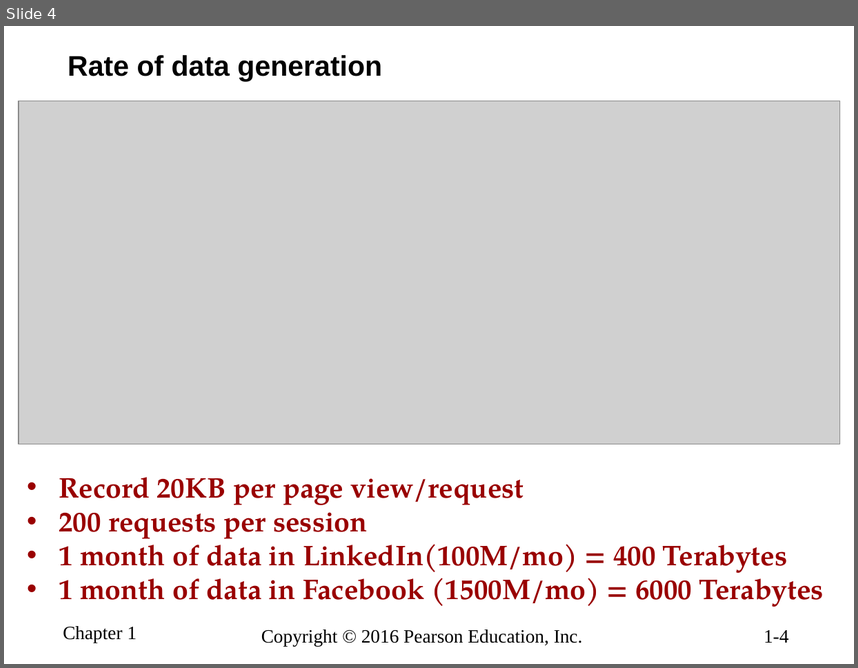
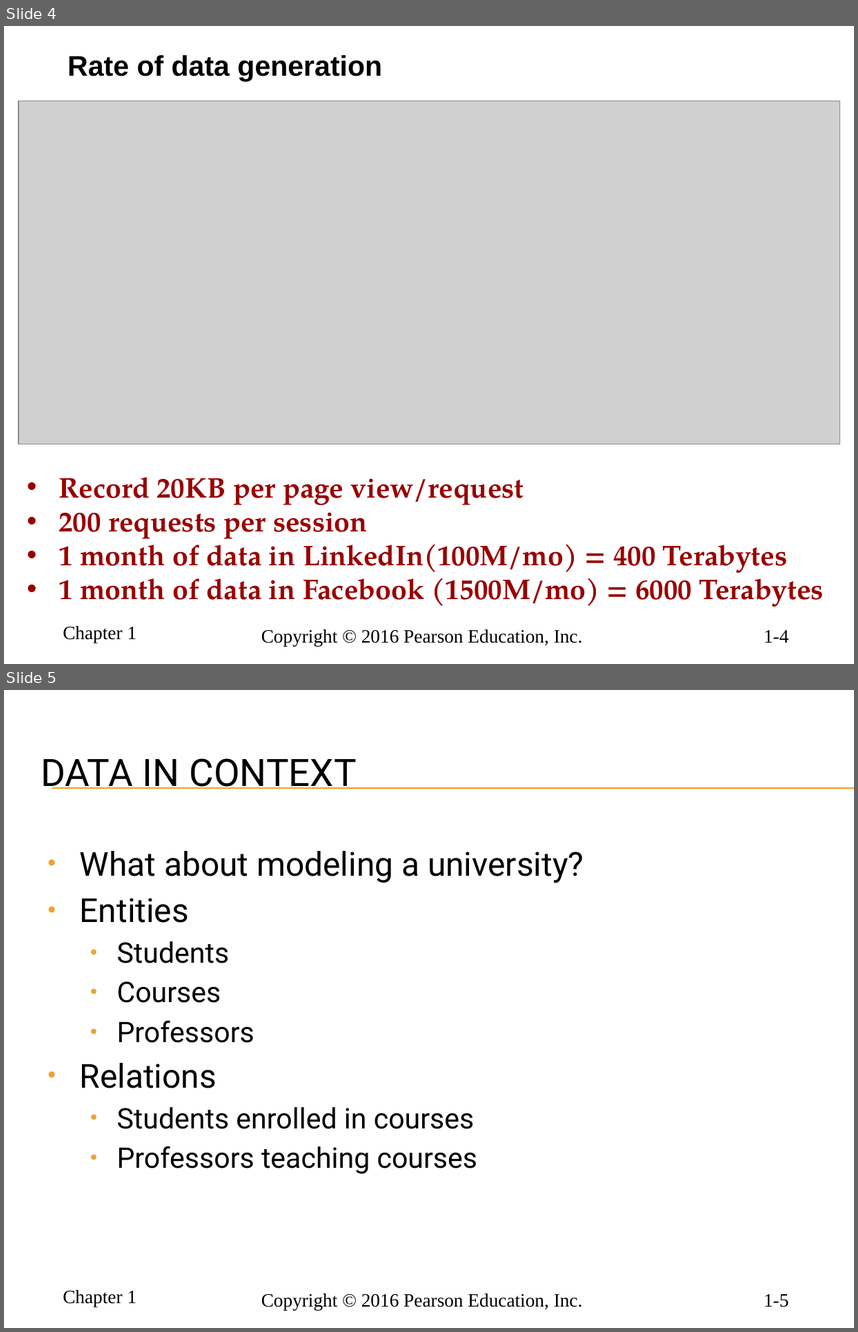
Before and after one commit to ccrngd1/SCTD-DWD271-IntroDB, a slide deck: hoffer_mdm12e_pp_ch01.pptx. Shown one above the other, each under a label of ours: slide 4 before the commit, slides 4 and 5 after it. The pictures are 858x668 and 858x1332 pixels, drawn with LibreOffice and Linux fonts; fonts in the diff are those of the drawing; grey boxes stand for pictures; background and template pictures are left out. Boxes give left, top, right and bottom in pixels: in the first picture for what was removed or moved away, otherwise in the second. Text is boxed around its words. In the diff, an @@ line names an element or a change of style, - is before the commit and + after.

```diff
--- a/hoffer_mdm12e_pp_ch01.pptx
+++ b/hoffer_mdm12e_pp_ch01.pptx
@@ slide 5 added at box(4, 690, 854, 1328), background picture (left out); not listed: 3 template elements that a slide beside it also shows @@
@@ title added at box(41, 758, 356, 789), 32 pt, text #000000 @@
+DATA IN CONTEXT
@@ line added from (52, 788) to (854, 788), #F0A22E 0.75 pt @@
@@ line added from (52, 789) to (854, 789), #F0A22E 0.75 pt @@
@@ text added at box(80, 851, 584, 1174), 24 pt, text #000000 @@
+• What about modeling a university?
+• Entities
+  • Students
+  • Courses
+  • Professors
+• Relations
+  • Students enrolled in courses
+  • Professors teaching courses
```
Also in this commit, not shown: 3 slides changed, 4 other slides added, 2 slides removed.
